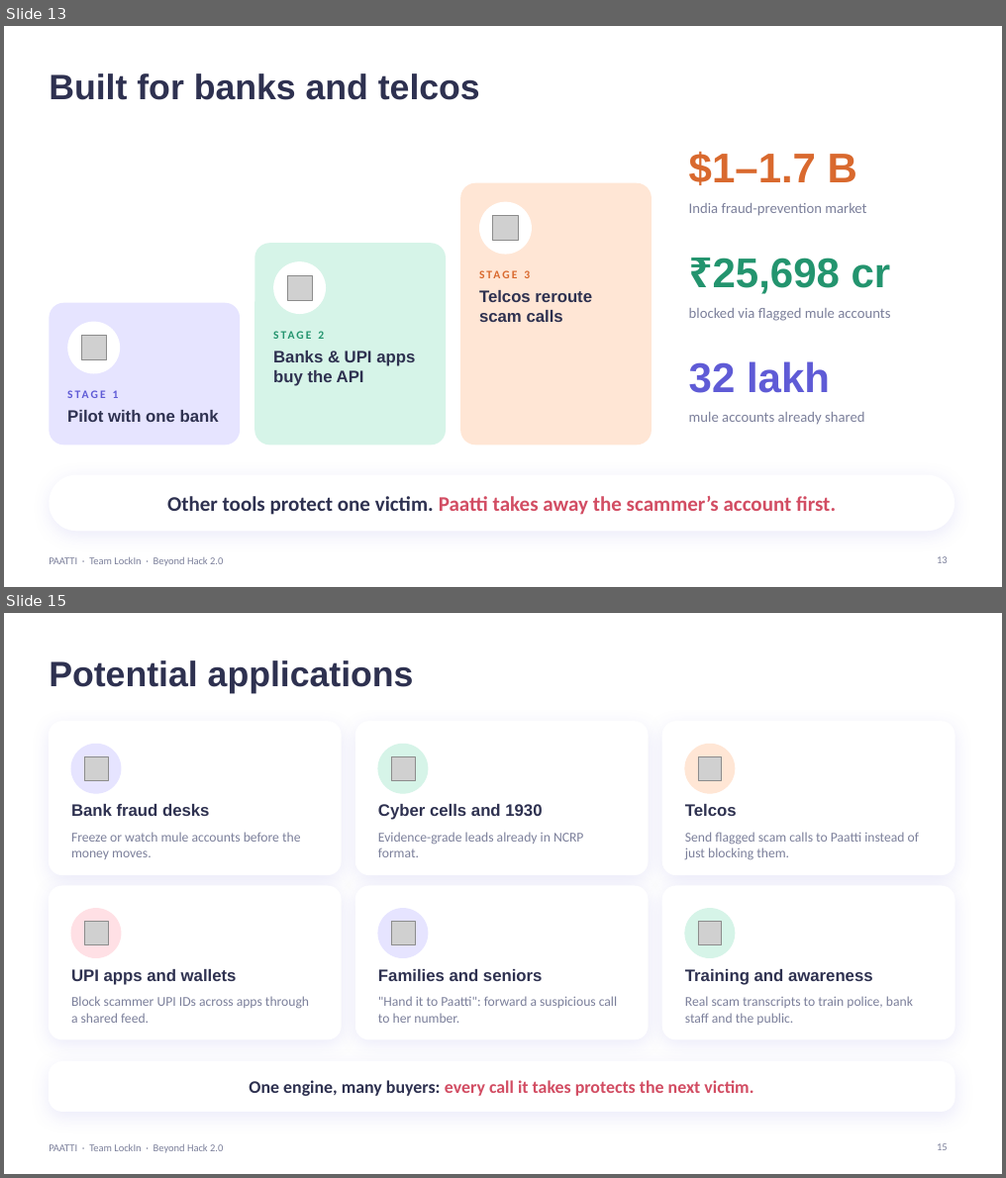
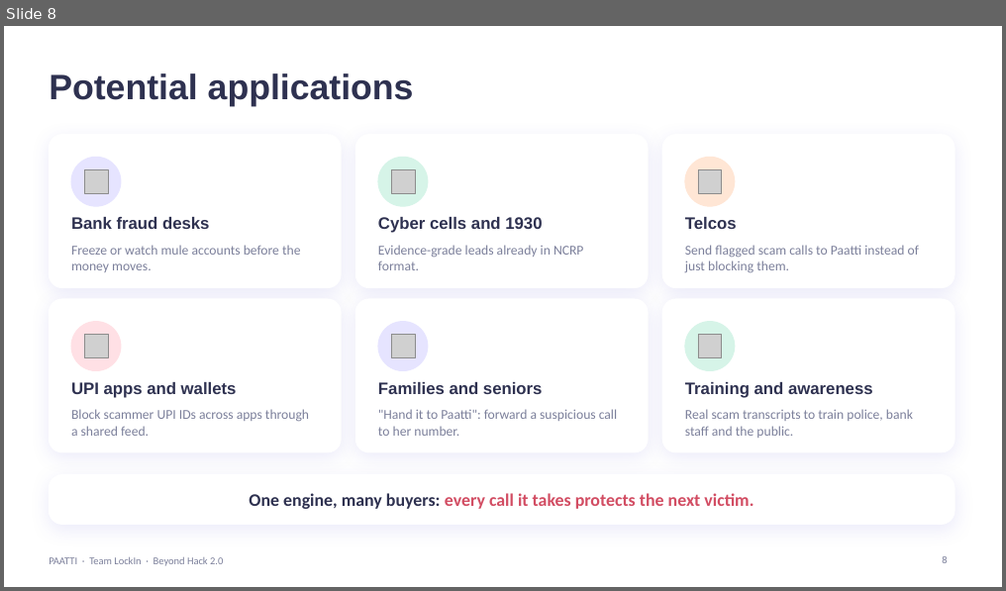
Before and after one commit to Rayaanarora/Paatti, a slide deck: docs/Paatti_BeyondHack2_soft.pptx. Shown one above the other, each under a label of ours: slides 13 and 15 before the commit, slide 8 after it; the slides between them are not shown. The pictures are 1006x1178 and 1006x591 pixels, drawn with LibreOffice and Linux fonts; fonts in the diff are those of the drawing; grey boxes stand for pictures; background and template pictures are left out. Boxes give left, top, right and bottom in pixels: in the first picture for what was removed or moved away, otherwise in the second. Text is boxed around its words. In the diff, an @@ line names an element or a change of style, - is before the commit and + after.

```diff
--- a/docs/Paatti_BeyondHack2_soft.pptx
+++ b/docs/Paatti_BeyondHack2_soft.pptx
@@ slide 13 removed at [4, 26, 1002, 587], background picture (left out); not listed: 1 template element that a slide beside it also shows @@
@@ title removed at [49, 74, 480, 100] @@
-Built for banks and telcos
@@ text removed at [689, 152, 857, 185] @@
-$1–1.7 B
@@ rounded rectangle removed at [460, 183, 651, 445] @@
@@ ellipse removed at [479, 202, 532, 255] @@
@@ text removed at [689, 203, 866, 216] @@
-India fraud-prevention market
@@ picture removed at [493, 215, 519, 241] @@
@@ rounded rectangle removed at [254, 243, 446, 445] @@
@@ ellipse removed at [273, 262, 326, 314] @@
@@ text removed at [713, 258, 891, 294] @@
-₹25,698 cr
@@ picture removed at [287, 275, 313, 301] @@
@@ text removed at [479, 290, 592, 322] @@
-Telcos reroute scam calls
@@ text removed at [524, 271, 530, 278] @@
-STAGE 3
@@ rounded rectangle removed at [49, 303, 240, 445] @@
@@ ellipse removed at [67, 322, 120, 374] @@
@@ text removed at [689, 308, 890, 321] @@
-blocked via flagged mule accounts
@@ picture removed at [81, 335, 107, 361] @@
@@ text removed at [273, 351, 415, 386] @@
-Banks & UPI apps buy the API
@@ text removed at [318, 331, 324, 339] @@
-STAGE 2
@@ text removed at [689, 362, 830, 393] @@
-32 lakh
@@ text removed at [67, 410, 219, 422] @@
-Pilot with one bank
@@ text removed at [113, 390, 119, 398] @@
-STAGE 1
@@ text removed at [689, 412, 865, 425] @@
-mule accounts already shared
@@ rounded rectangle removed at [49, 475, 954, 531] @@
@@ text removed at [167, 496, 836, 515] @@
-Other tools protect one victim. Paatti takes away the scammer’s account first.
@@ page number removed at [937, 557, 947, 564] @@
-13
@@ what was slide 15 is now slide 8 @@
@@ page number at [942, 557, 946, 564]: text changed @@
-15
+8
```
Also in this commit, not shown: 6 other slides removed.
